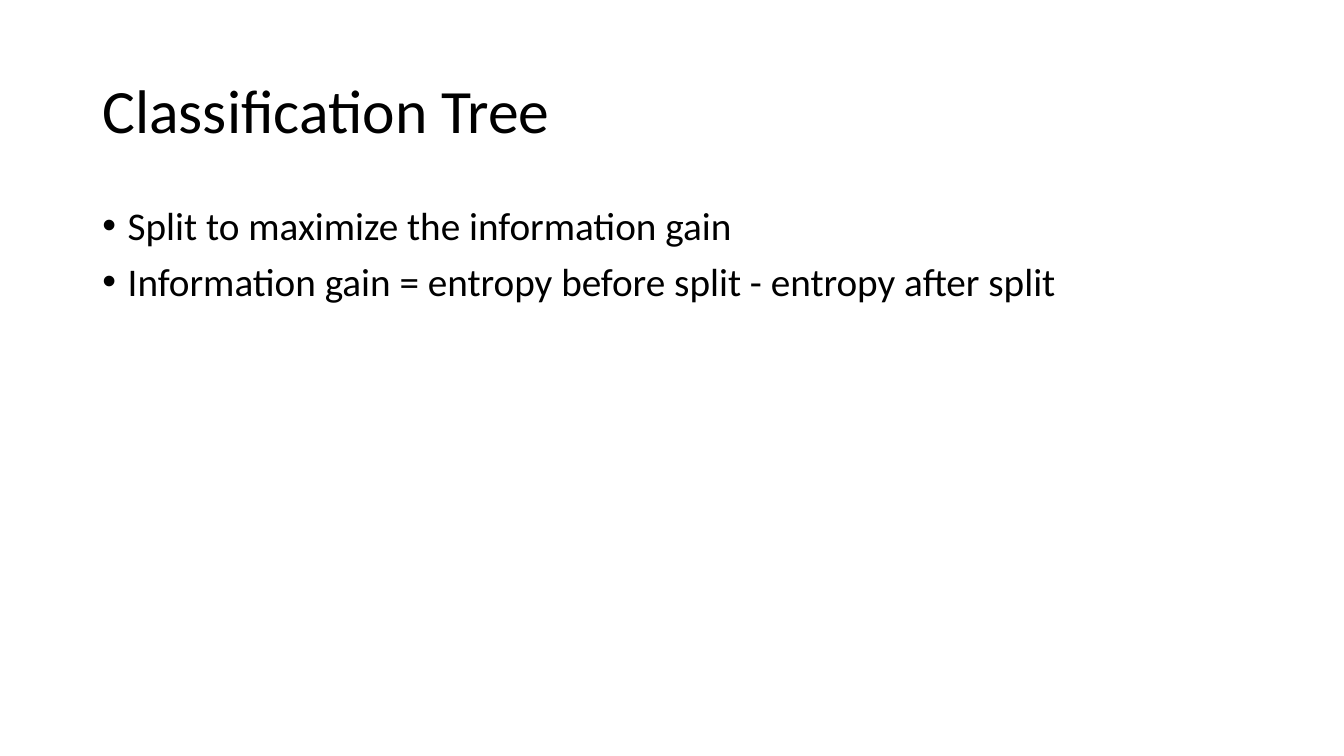
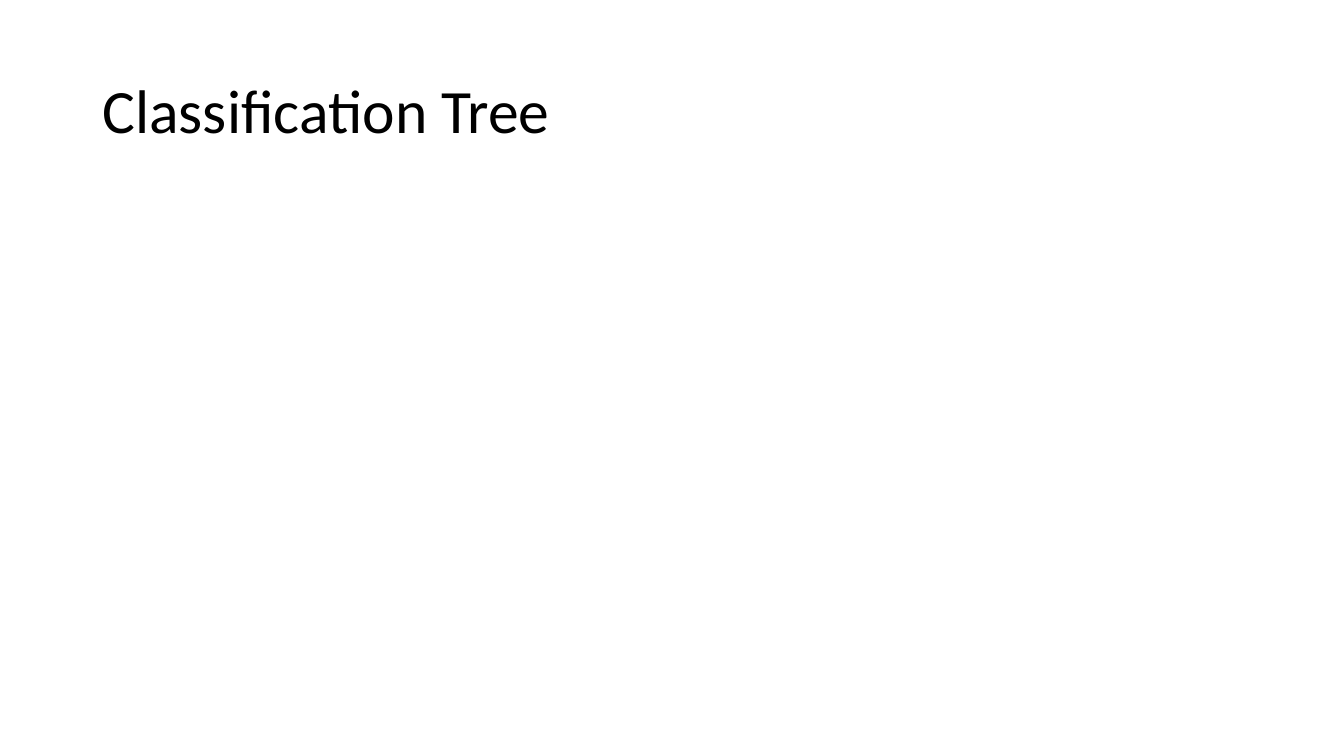
Before and after one commit to gucino/Machine-Learning, a slide deck: slide 9 of Decision_tree_and_Random_forest.pptx. Drawn at 1344x756 pixels with LibreOffice and Linux fonts; fonts in the diff are those of the drawing; grey boxes stand for pictures. Boxes give left, top, right and bottom in pixels: in the first picture for what was removed or moved away, otherwise in the second. Text is boxed around its words. In the diff, an @@ line names an element or a change of style, - is before the commit and + after.

```diff
--- a/Decision_tree_and_Random_forest.pptx
+++ b/Decision_tree_and_Random_forest.pptx
@@ text removed at [128,212,1055,303] @@
-• Split to maximize the information gain
-• Information gain = entropy before split - entropy after split
```
Also in this commit, not shown: 2 slides added, 1 other file.
